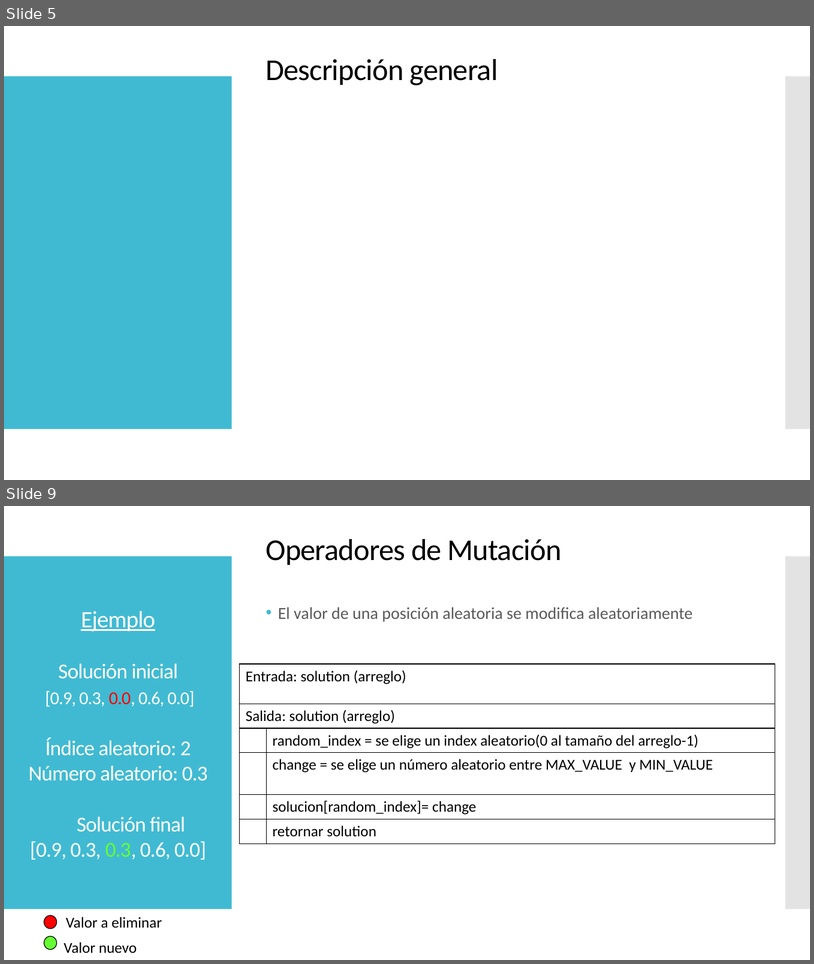
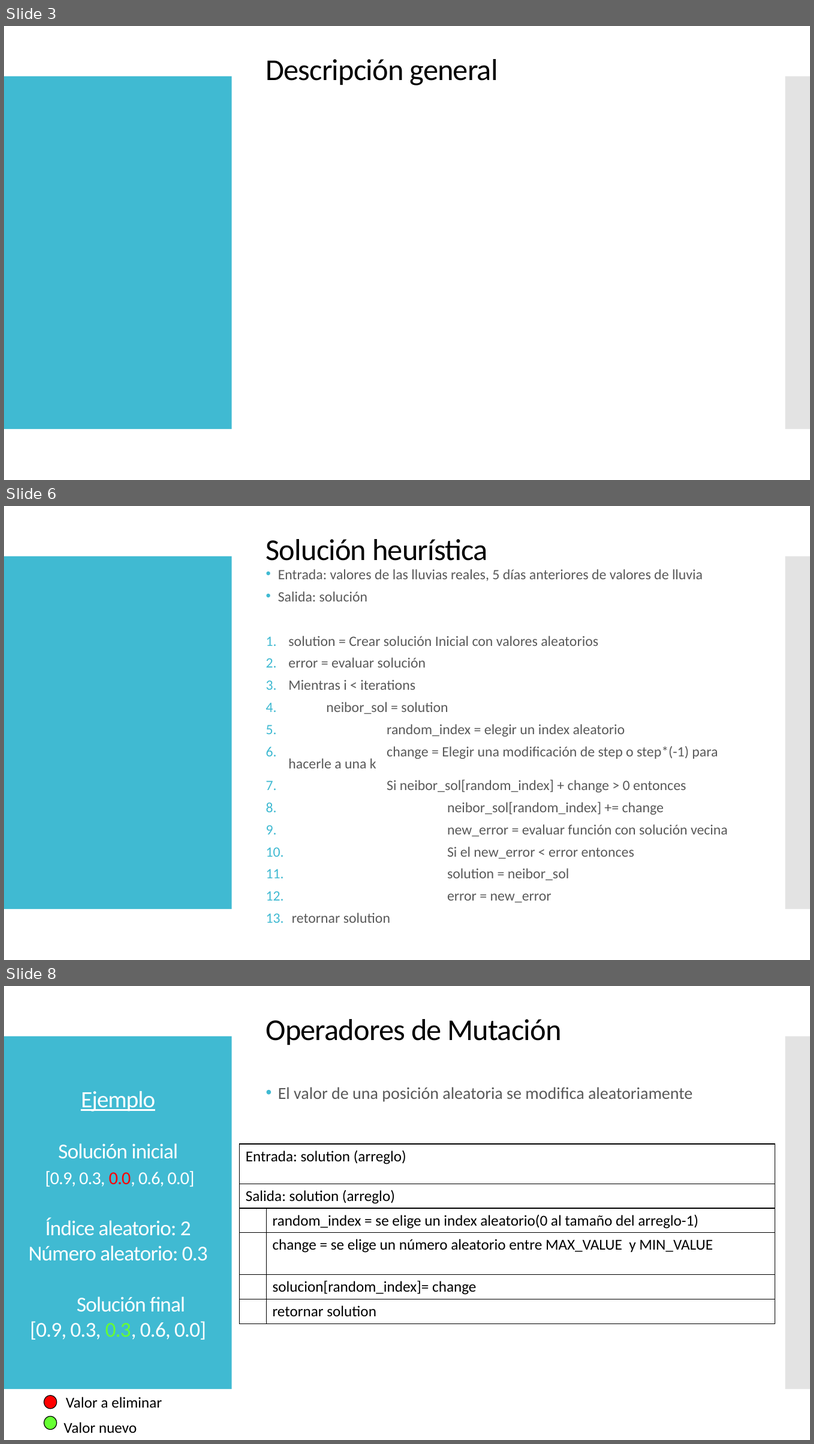
Before and after one commit to Javy011021/prediccion1, a slide deck: ppt/MH_laura_Javier_T3.pptx. Shown one above the other, each under a label of ours: slides 5 and 9 before the commit, slides 3, 6 and 8 after it; the slides between them are not shown. The pictures are 814x964 and 814x1444 pixels, drawn with LibreOffice and Linux fonts; fonts in the diff are those of the drawing; grey boxes stand for pictures. Boxes give left, top, right and bottom in pixels: in the first picture for what was removed or moved away, otherwise in the second. Text is boxed around its words. In the diff, an @@ line names an element or a change of style, - is before the commit and + after.

```diff
--- a/ppt/MH_laura_Javier_T3.pptx
+++ b/ppt/MH_laura_Javier_T3.pptx
@@ slide 6 added at [4, 506, 810, 960], background #FFFFFF; not listed: 2 template elements that a slide beside it also shows @@
@@ text added at [266, 539, 488, 561], 36 pt, text #000000 @@
+Solución heurística
@@ text added at [278, 569, 728, 922], 17 pt, text #595959 @@
+• Entrada: valores de las lluvias reales, 5 días anteriores de valores de lluvia
+• Salida: solución
+1. solution = Crear solución Inicial con valores aleatorios
+2. error = evaluar solución
+3. Mientras i < iterations
+4. neibor_sol = solution
+5. random_index = elegir un index aleatorio
+6. change = Elegir una modificación de step o step*(-1) para hacerle a una k
+7. Si neibor_sol[random_index] + change > 0 entonces
+8. neibor_sol[random_index] += change
+9. new_error = evaluar función con solución vecina
+10. Si el new_error < error entonces
+11. solution = neibor_sol
+12. error = new_error
+13. retornar solution
@@ what was slide 5 is now slide 3 @@
@@ what was slide 9 is now slide 8 @@
```
Also in this commit, not shown: 7 slides changed, 9 other slides added, 6 slides removed, 3 other files.
